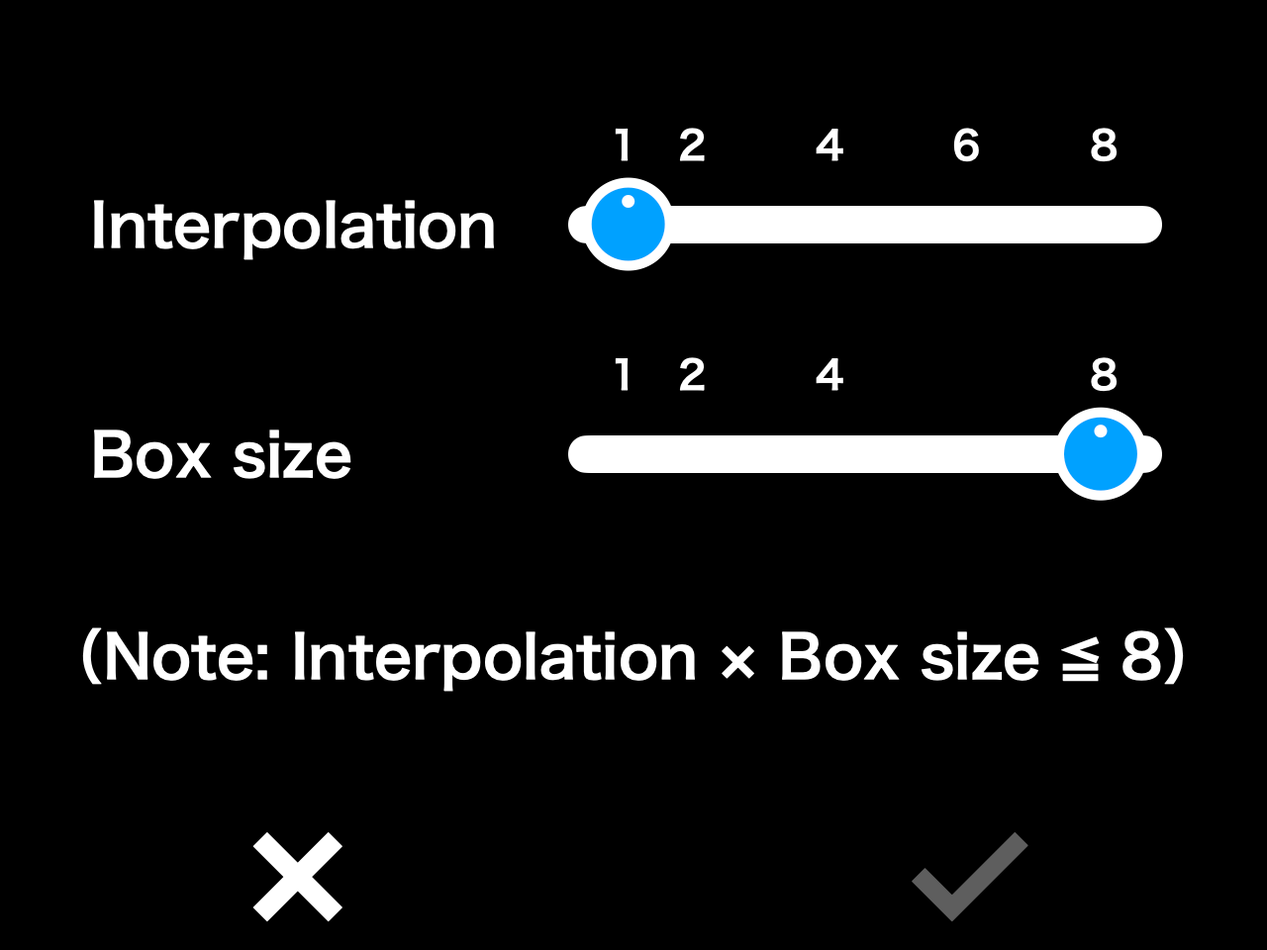
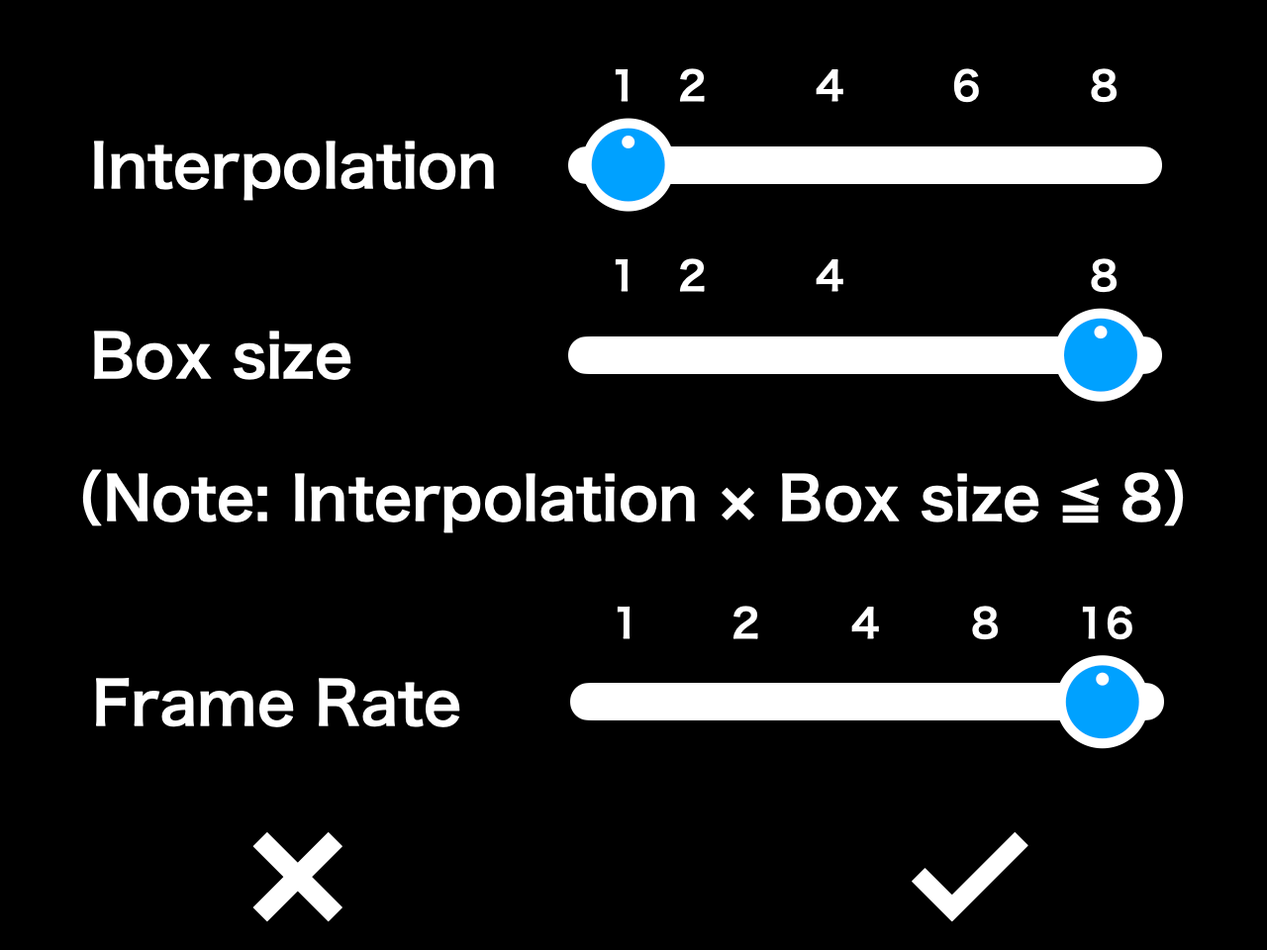
Before/after of a 1267px x 950px layered artwork. What changed in the layer stack:
removed layer "Layer 6" (1st of 2) over [82, 68, 1184, 923]
removed layer "Layer 5" (2nd of 2) over [82, 68, 1184, 923]
removed layer "Layer 6" (2nd of 2) over [82, 68, 1184, 923]
added layer "Layer 10" (2nd of 2) over [82, 68, 1184, 923]
